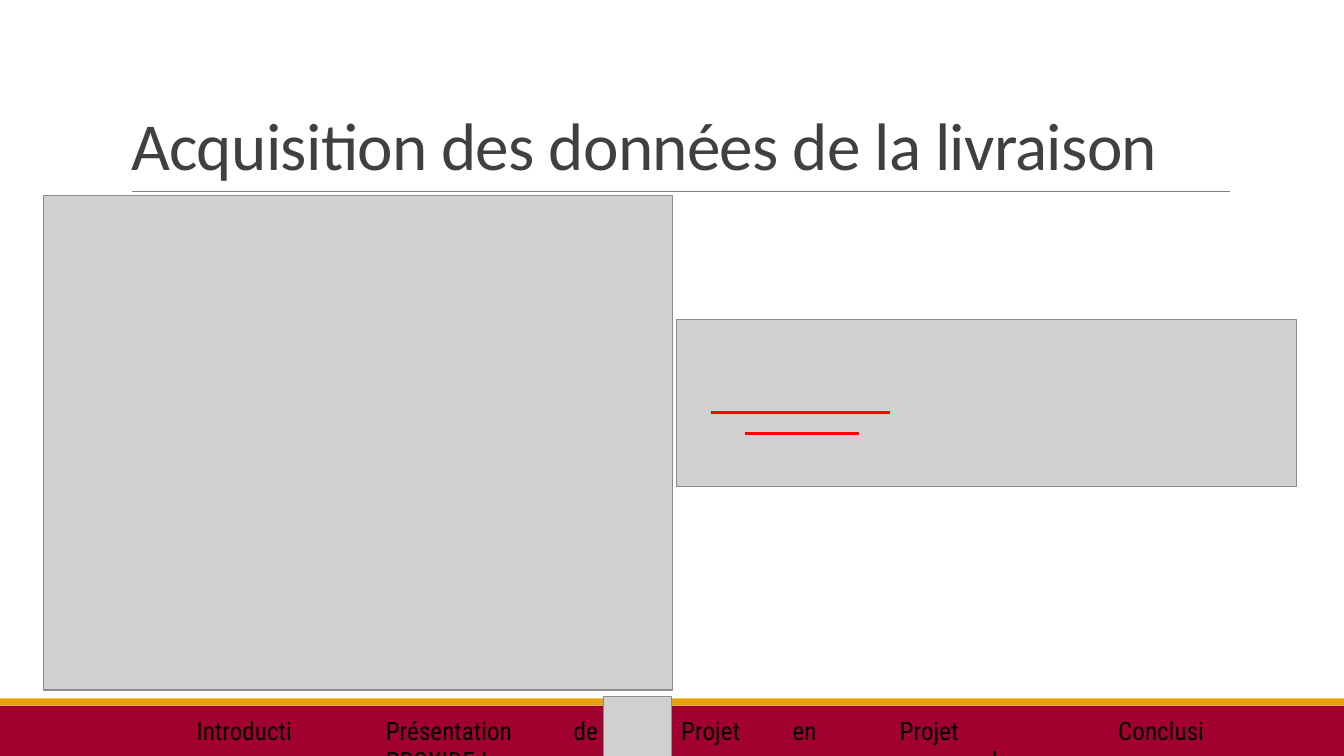
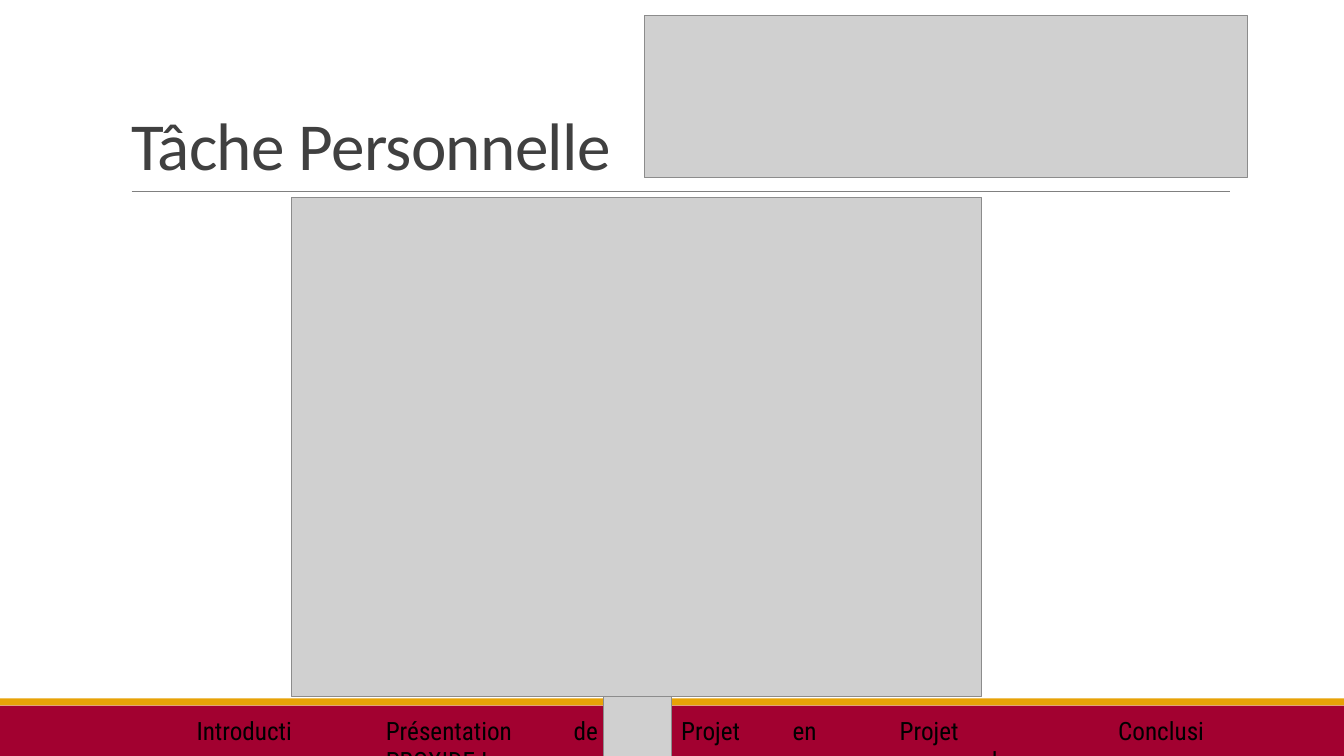
Before and after one commit to SteBoun/SFL2_ChaineDeFroid, a slide deck: slide 9 of Diaporama/DIAPO Steven.pptx (slide 10 before the commit). Drawn at 1344x756 pixels with LibreOffice and Linux fonts; fonts in the diff are those of the drawing; grey boxes stand for pictures. Boxes give left, top, right and bottom in pixels: in the first picture for what was removed or moved away, otherwise in the second. Text is boxed around its words. In the diff, an @@ line names an element or a change of style, - is before the commit and + after.

```diff
--- a/Diaporama/DIAPO Steven.pptx
+++ b/Diaporama/DIAPO Steven.pptx
@@ picture: place and size @@
-picture at (677,320,1297,486)
+picture at (644,15,1248,177)
@@ title at (131,123,611,171): text changed @@
-Acquisition des données de la livraison
+Tâche Personnelle
@@ picture removed at (43,196,674,691) @@
@@ picture added at (291,198,982,697) @@
@@ line removed from (711, 412) to (890, 412) @@
@@ line removed from (745, 434) to (859, 434) @@
```
Also in this commit, not shown: 2 slides removed, 2 other files.
